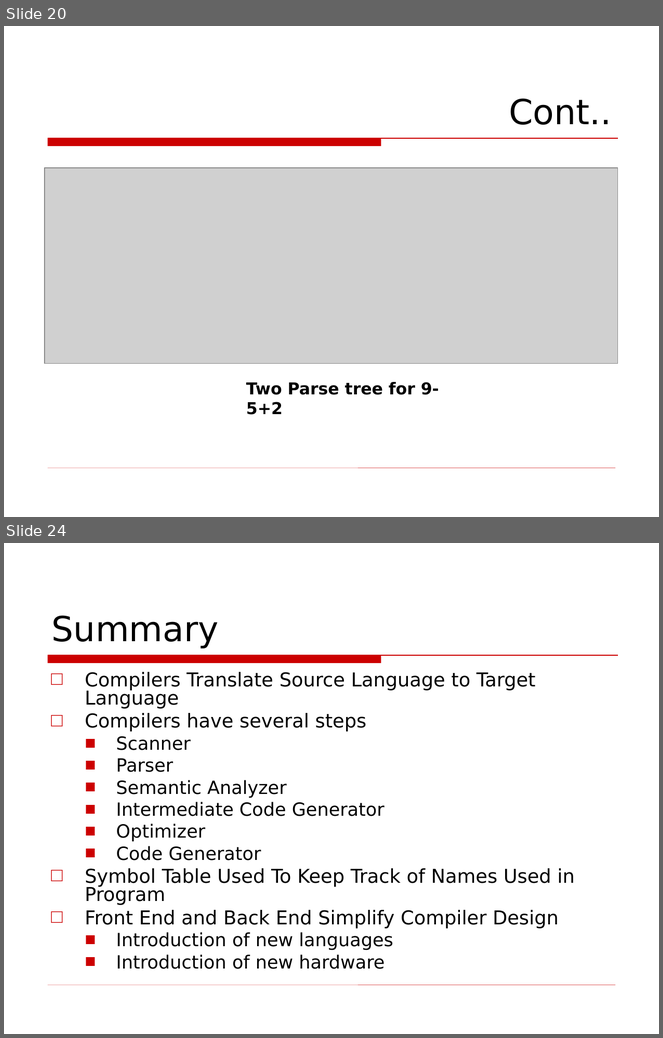
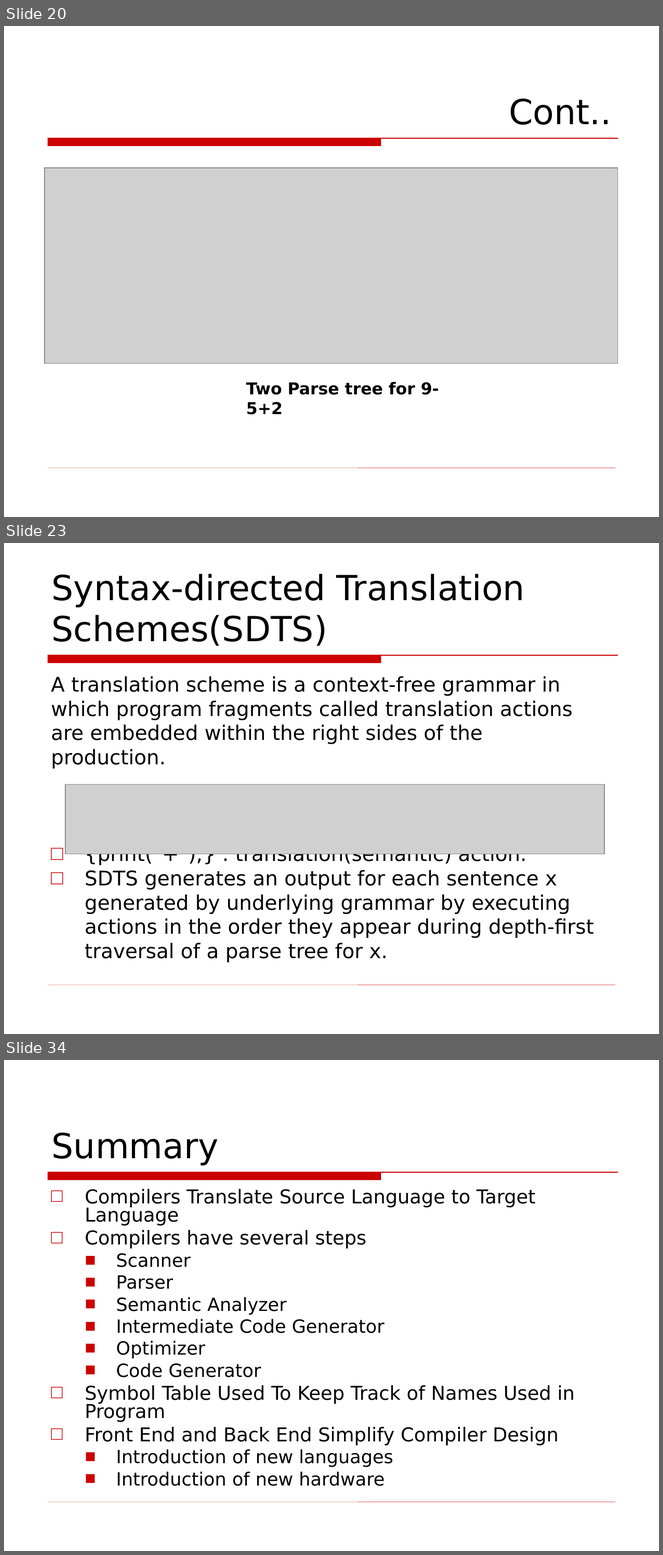
Before and after one commit to Fuuast-BSCS/Compiler-Construction, a slide deck: Compiler-02.ppt. Shown one above the other, each under a label of ours: slides 20 and 24 before the commit, slides 20, 23 and 34 after it; the slides between them are not shown. The pictures are 663x1038 and 663x1555 pixels, drawn with LibreOffice and Linux fonts; fonts in the diff are those of the drawing; grey boxes stand for pictures; background and template pictures are left out. Boxes give left, top, right and bottom in pixels: in the first picture for what was removed or moved away, otherwise in the second. Text is boxed around its words. In the diff, an @@ line names an element or a change of style, - is before the commit and + after.

```diff
--- a/Compiler-02.ppt
+++ b/Compiler-02.ppt
@@ slide 23 added at (4, 543, 659, 1034), background picture (left out); not listed: 2 template elements that a slide beside it also shows @@
@@ title added at (52, 574, 525, 646), 38 pt, text #000000 @@
+Syntax-directed Translation Schemes(SDTS)
@@ text added at (51, 676, 594, 963), 22.2 pt, text #000000 @@
+A translation scheme is a context-free grammar in
+which program fragments called translation actions
+are embedded within the right sides of the
+production.
+□ {print("+");} : translation(semantic) action.
+□ SDTS generates an output for each sentence x generated by underlying grammar by executing actions in the order they appear during depth-first traversal of a parse tree for x.
@@ picture added at (65, 785, 605, 854) @@
@@ what was slide 24 is now slide 34 @@
```
Also in this commit, not shown: 2 slides changed, 12 other slides added, 3 slides removed.
